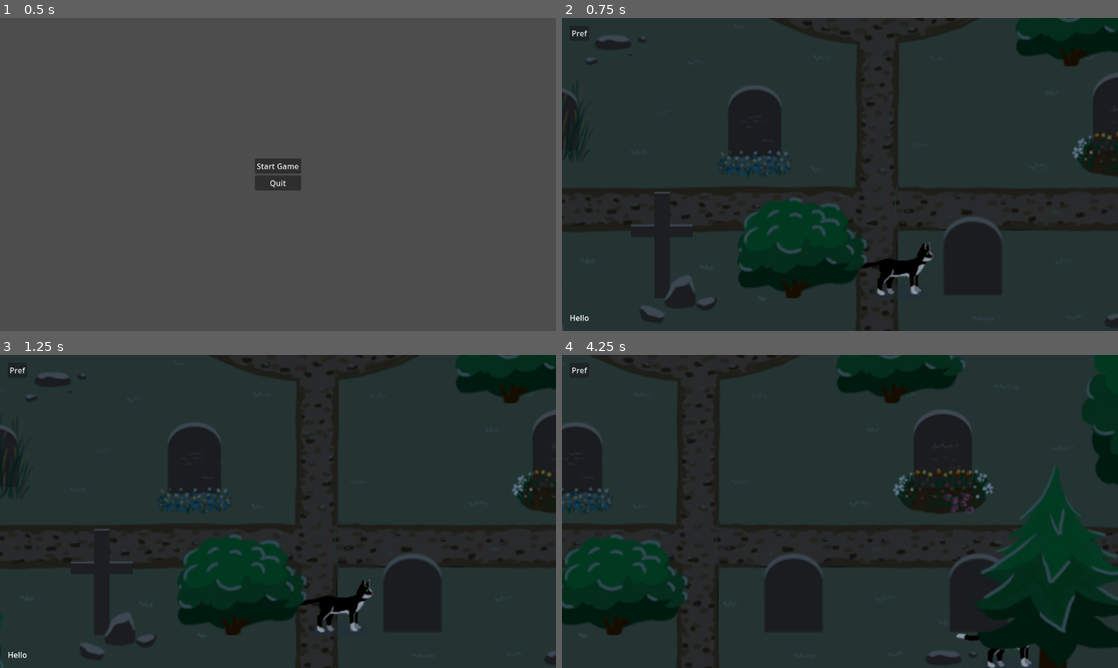
Above: before the commit, frames 1-4 (two rows, left to right).
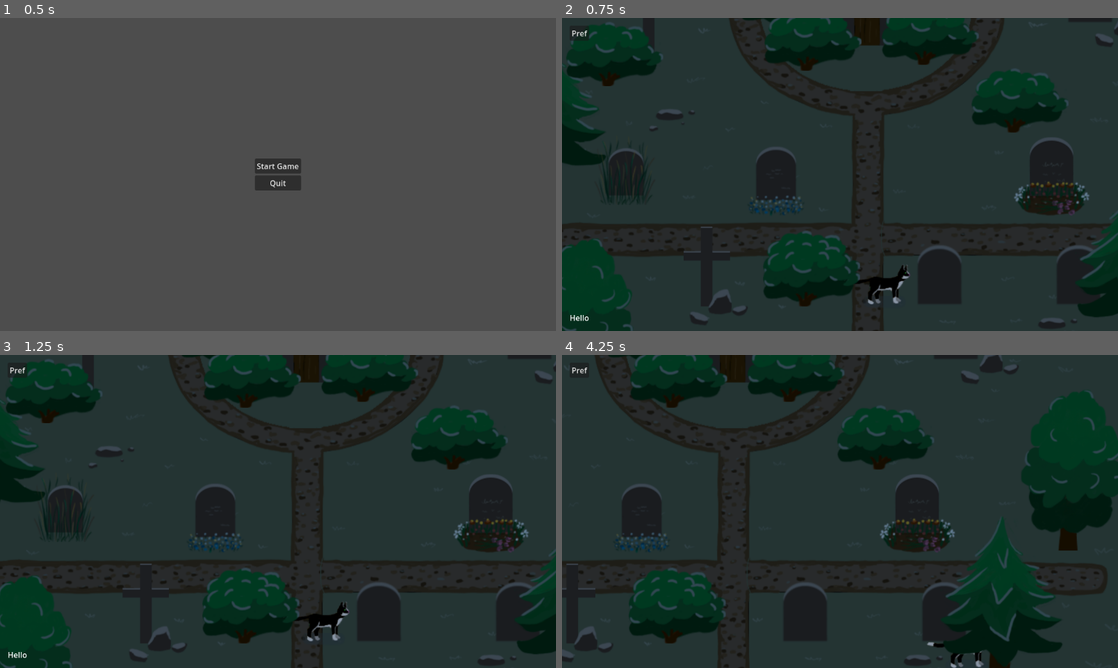
Above: after the commit, the same moments.

Repository: castlele/nine-lives
Game: Godot game, scene res://scenes/main.tscn
The game is run twice, just before and just after one commit, with the same random seed, the same clock (stepped at 60 frames per second) and the same inputs.
Inputs (mouse positions are in pixels of both pictures, inside the frame that each line leads up to):
- Up to frame 1 (0.5 s): no input
- Up to frame 2 (0.75 s): click "Start Game" at 0.5 s
- Up to frame 3 (1.25 s): no input
- Up to frame 4 (4.25 s): click "Pref" at 1.25 s; tap Enter (ui_accept) at 2, 2.27, 3.02 s; move the mouse to (840, 511) at 2.02 s; hold Right (ui_right) 2.03-2.78 s; tap F (interaction) at 2.1, 2.85, 3.6 s; click (840, 511) at 2.17 s; move the mouse to (728, 527) at 2.77 s; hold Down (ui_down) 2.78-3.53 s; move the mouse to (895, 442) at 3.52 s; hold Right (ui_right) from 3.53 s (still down)

Frame 1 is identical in both runs. In frame 2, 27% of the frame differs, in the area x 0-100%, y 0-100%; in frame 3, 27%; in frame 4, 34%.

Commit message:
feat(grave_yard): add interactions to the owner's grave stone

Diff:
--- a/scenes/grave_yard/grave_yard.tscn
+++ b/scenes/grave_yard/grave_yard.tscn
@@ -220,7 +220,7 @@
 
 [node name="camera" parent="." instance=ExtResource("4_2bsxj")]
 position = Vector2(545, 576)
-zoom = Vector2(2, 2)
+zoom = Vector2(1.5, 1.5)
 limit_left = 0
 limit_top = -1140
 limit_right = 1180
--- /dev/null
+++ b/scenes/grave_yard/owners_grave_state_machine.gd
@@ -0,0 +1,24 @@
+class_name OwnersGraveStateMachine extends Object
+
+
+enum Stage {
+	FIRST,
+	FIRST_HINT,
+}
+
+
+var _current_stage := Stage.FIRST
+
+
+func make_interaction():
+	match _current_stage:
+		Stage.FIRST:
+			_current_stage = Stage.FIRST_HINT
+			LevelStateMachine.enqueue_messages([
+				"\"bla bla bla\""
+			])
+		Stage.FIRST_HINT:
+			LevelStateMachine.enqueue_messages([
+				"\"I think, he would be happy to have a fresh fish for dinner!\"",
+				"\"I remember somewhere here was a path to the lake\"",
+			])
--- /dev/null
+++ b/scenes/grave_yard/owners_grave_stone.gd
@@ -0,0 +1,17 @@
+extends StaticBody2D
+
+
+@onready var interactable: Interactable = $Interactable
+
+var _sm := OwnersGraveStateMachine.new()
+
+
+@warning_ignore("unused_parameter")
+func _process(delta: float) -> void:
+	if interactable.is_player_around:
+		_listen_events()
+
+
+func _listen_events() -> void:
+	if Input.is_action_just_pressed("interaction"):
+		_sm.make_interaction()
--- a/scenes/grave_yard/owners_grave_stone.tscn
+++ b/scenes/grave_yard/owners_grave_stone.tscn
@@ -1,11 +1,14 @@
-[gd_scene load_steps=3 format=3 uid="uid://cb8on06sqpfl8"]
+[gd_scene load_steps=5 format=3 uid="uid://cb8on06sqpfl8"]
 
+[ext_resource type="Script" uid="uid://coeo0kl77gyui" path="res://scenes/grave_yard/owners_grave_stone.gd" id="1_6sx7g"]
 [ext_resource type="Texture2D" uid="uid://dv0sao131t3jq" path="res://res/grave_level/owners_grave_stone.png" id="1_nnt8h"]
+[ext_resource type="PackedScene" uid="uid://r35iwyrww8fm" path="res://nodes/interatable/interactable.tscn" id="3_il8e3"]
 
 [sub_resource type="RectangleShape2D" id="RectangleShape2D_b5loh"]
 size = Vector2(59, 26)
 
 [node name="OwnersGraveStone" type="StaticBody2D"]
+script = ExtResource("1_6sx7g")
 
 [node name="Sprite" type="Sprite2D" parent="."]
 y_sort_enabled = true
@@ -15,3 +18,6 @@
 [node name="Collider" type="CollisionShape2D" parent="."]
 position = Vector2(-0.5, -13)
 shape = SubResource("RectangleShape2D_b5loh")
+
+[node name="Interactable" parent="." instance=ExtResource("3_il8e3")]
+position = Vector2(0, -12)
Not shown, added: scenes/grave_yard/owners_grave_state_machine.gd.uid
Not shown, added: scenes/grave_yard/owners_grave_stone.gd.uid
